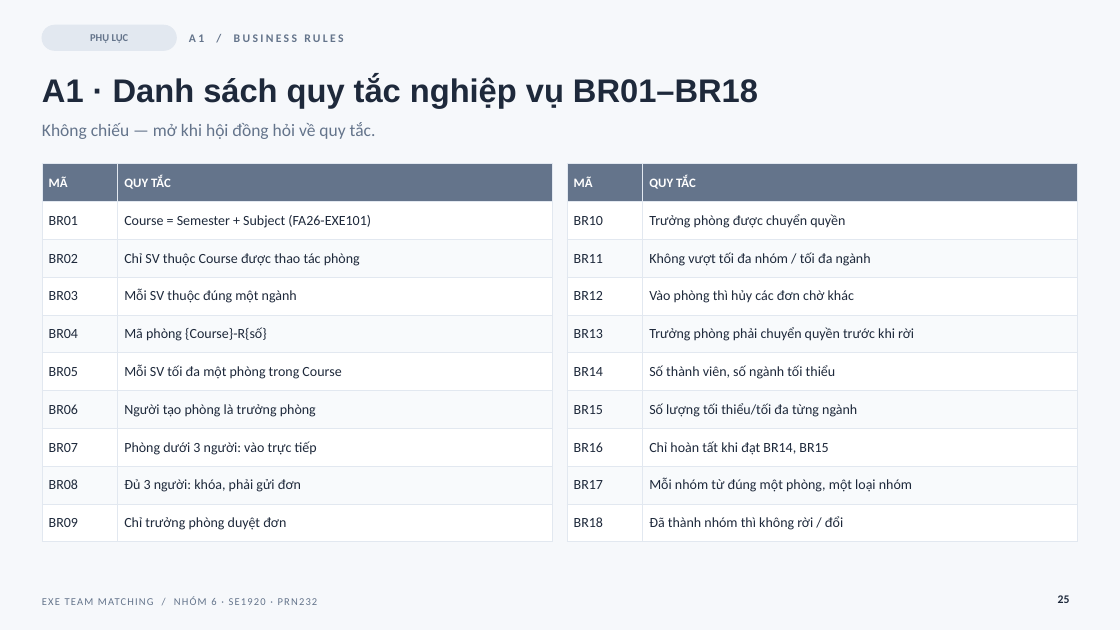
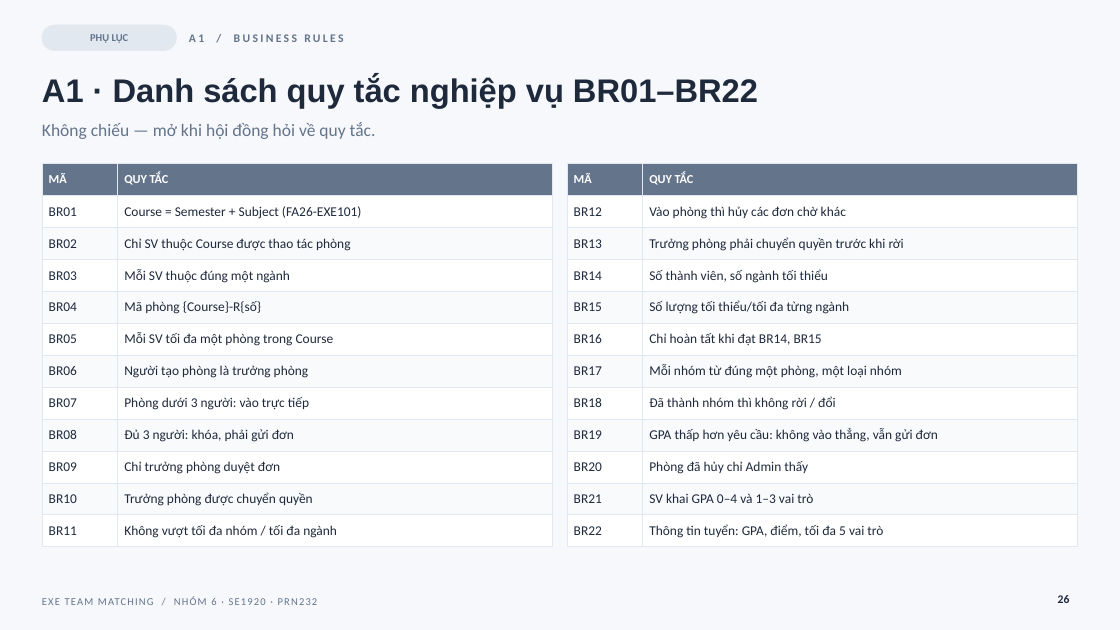
Before and after one commit to co-duong-hao/PRN232_Final, a slide deck: slide 26 of docs/slides/EXE_Team_Matching_Nhom6.pptx (slide 25 before the commit). Drawn at 1120x630 pixels with LibreOffice and Linux fonts; fonts in the diff are those of the drawing. Boxes give left, top, right and bottom in pixels: in the first picture for what was removed or moved away, otherwise in the second. Text is boxed around its words. In the diff, an @@ line names an element or a change of style, - is before the commit and + after.

```diff
--- a/docs/slides/EXE_Team_Matching_Nhom6.pptx
+++ b/docs/slides/EXE_Team_Matching_Nhom6.pptx
@@ title at (42, 76, 758, 108): text changed @@
-A1 · Danh sách quy tắc nghiệp vụ BR01–BR18
+A1 · Danh sách quy tắc nghiệp vụ BR01–BR22
@@ table at (42, 164, 553, 542) @@
+row 11: BR10 | Trưởng phòng được chuyển quyền
+row 12: BR11 | Không vượt tối đa nhóm / tối đa ngành
@@ table at (567, 164, 1078, 542) @@
-row 2: BR10 | Trưởng phòng được chuyển quyền
-row 3: BR11 | Không vượt tối đa nhóm / tối đa ngành
+row 9: BR19 | GPA thấp hơn yêu cầu: không vào thẳng, vẫn gửi đơn
+row 10: BR20 | Phòng đã hủy chỉ Admin thấy
+row 11: BR21 | SV khai GPA 0–4 và 1–3 vai trò
+row 12: BR22 | Thông tin tuyển: GPA, điểm, tối đa 5 vai trò
@@ page number at (1058, 595, 1070, 603): text changed @@
-25
+26
```
Also in this commit, not shown: 12 other slides changed, 1 slide added, 2 other files.
